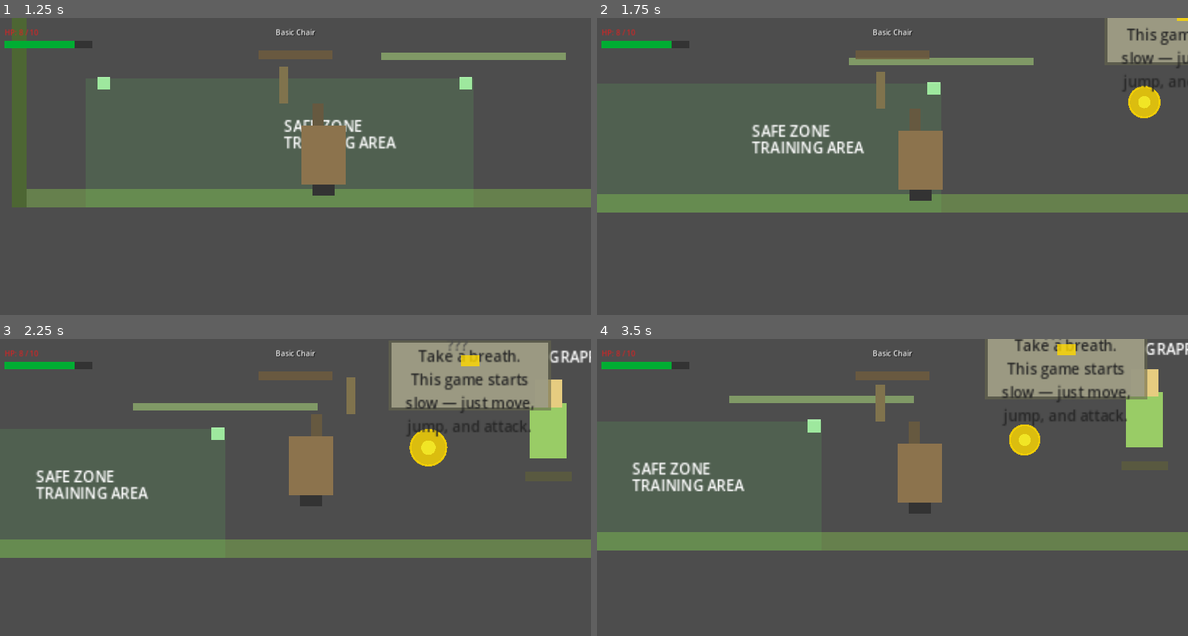
Above: before the commit, frames 1-4 (two rows, left to right).
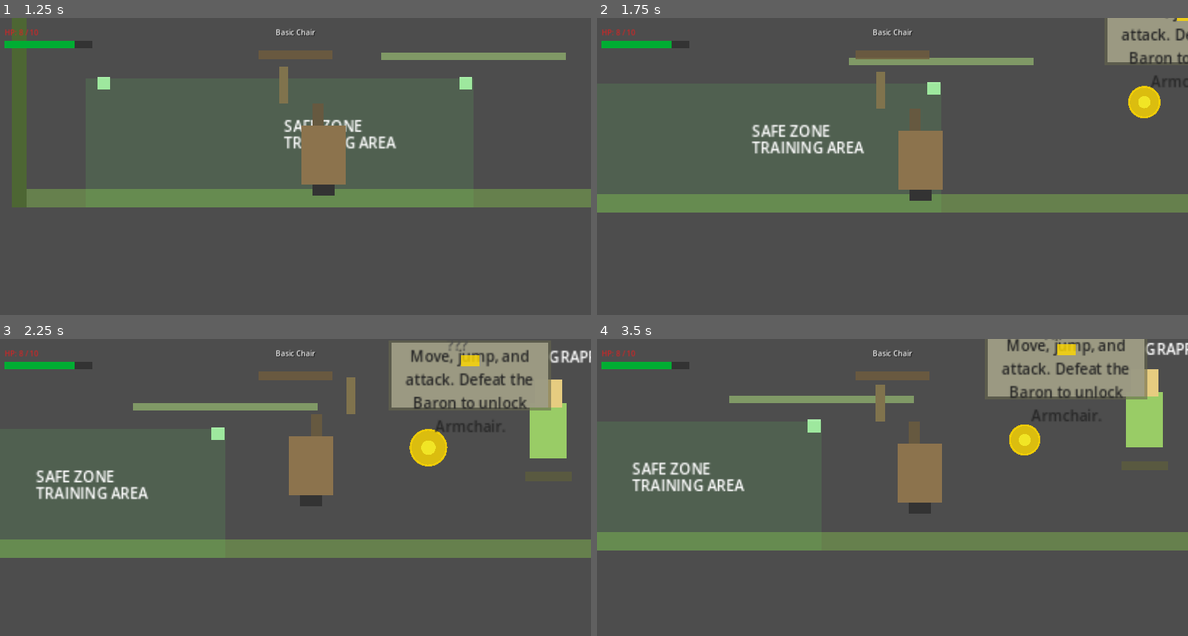
Above: after the commit, the same moments.

Repository: TsilenT/chairfighter
Game: Godot game, scene res://scenes/main/Main.tscn
Two runs of this game, one before a commit and one after it. Both use one fixed random seed, a clock stepped at 60 frames per second and the inputs below.
Inputs:
- Up to frame 1 (1.25 s): hold D (move_right) from 0.53 s (still down); hold Space (jump) from 0.53 s (still down); tap J (attack) at 0.6 s
- Up to frame 2 (1.75 s): keep holding D (move_right); release Space (jump) at 1.28 s; tap Space (jump) at 1.35, 1.52 s; tap J (attack) at 1.55 s
- Up to frame 3 (2.25 s): tap Space (jump) at 1.82 s; release D (move_right) at 2.03 s; hold A (move_left) from 2.03 s (still down); hold Space (jump) from 2.03 s (still down); tap J (attack) at 2.1 s
- Up to frame 4 (3.5 s): release A (move_left) at 2.78 s; release Space (jump) at 2.78 s; hold D (move_right) from 2.78 s (still down); tap F (interact) at 2.85 s; tap Space (jump) at 3.02, 3.32 s; tap J (attack) at 3.05 s

Frame 1 is identical in both runs. In frame 2, 0.5% of the frame differs, in the area x 88-100%, y 0-26%; in frame 3, 1.4%, in the area x 68-91%, y 3-34%; in frame 4, 1.4%.

Commit message:
fix: clarify hub npc first-line hints

Diff:
--- a/scripts/npc/HubNpc.gd
+++ b/scripts/npc/HubNpc.gd
@@ -12,21 +12,19 @@
 var _flavor_line_index := 0
 var _base_y := 0.0
 
-var _next_step_hint := "Press Interact to talk to the NPC."
-
 # Pre-written flavor lines keyed on the armchair-unlock state.
 # First line is always the tutorial hint; rest cycle as flavor.
 
 var _flavor_before := [
-	"Take a breath. This game starts slow — just move, jump, and attack.",
+	"Move, jump, and attack. Defeat the Baron to unlock Armchair.",
 	"Find the Baron, take him down, then you'll unlock the Armchair form.",
-	_next_step_hint,
+	"If the way ahead looks blocked, go challenge the Baron first.",
 	"The grapple path goes up past Platform 3 — don't forget to look up."
 ]
 
 var _flavor_after := [
-	"Oh! You've unlocked the Armchair! Now you can really move.",
-	_next_step_hint,
+	"Armchair unlocked! Use Special to grapple up the high path.",
+	"Now that you have Armchair, look up for grapple points.",
 	"Grapple up to that high platform — there's a gate only the Armchair can pass.",
 	"Your reach just got an upgrade. Use it wisely."
 ]
